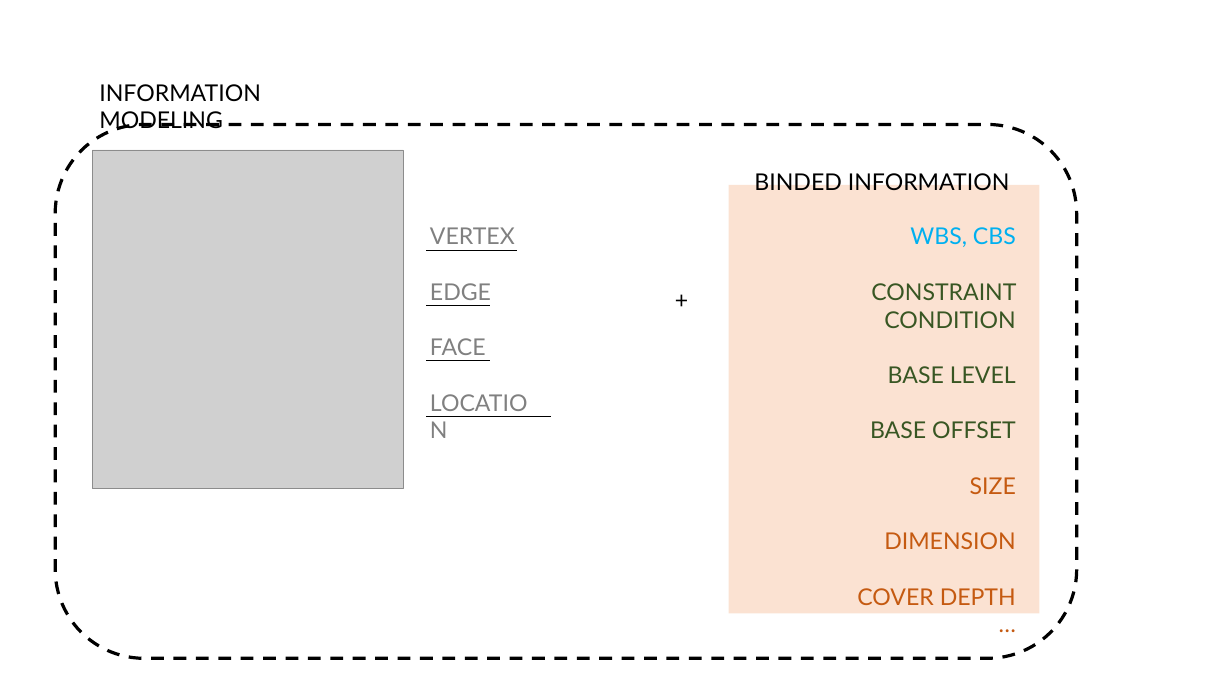
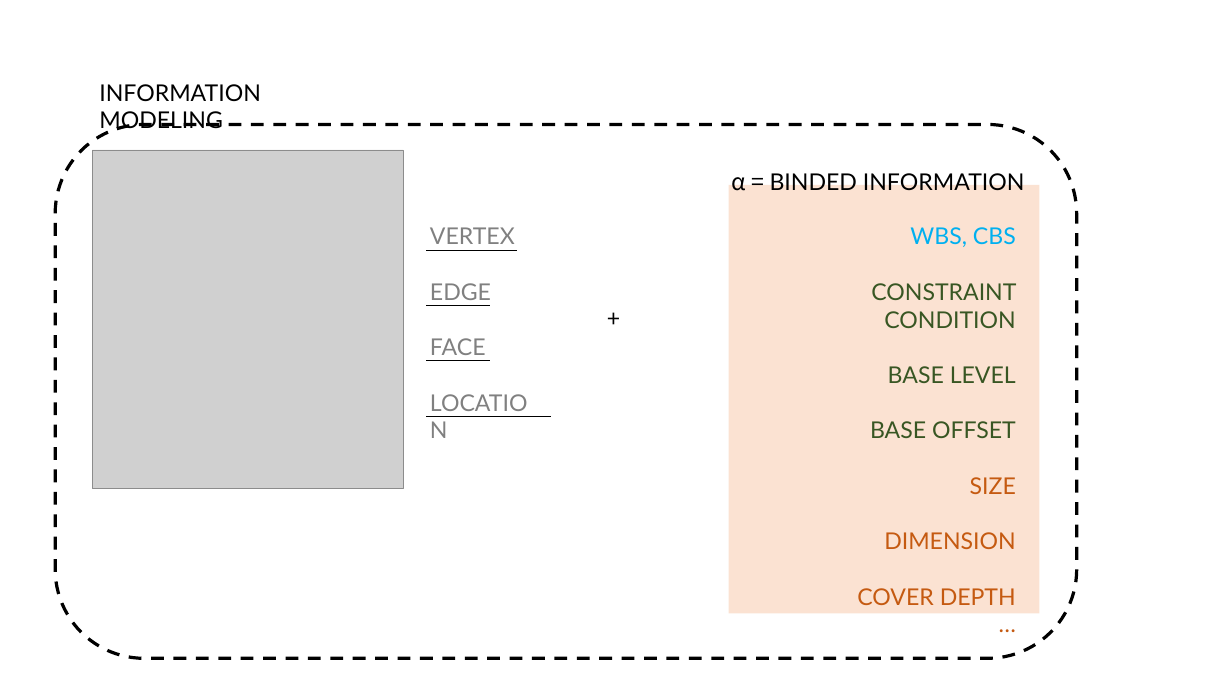
Before and after one commit to hnanmal/mQ, a slide deck: slide 8 of 논문준비/프레젠테이션1.pptx (slide 9 before the commit). Drawn at 1232x693 pixels with LibreOffice and Linux fonts; fonts in the diff are those of the drawing; grey boxes stand for pictures. Boxes give left, top, right and bottom in pixels: in the first picture for what was removed or moved away, otherwise in the second. Text is boxed around its words. In the diff, an @@ line names an element or a change of style, - is before the commit and + after.

```diff
--- a/논문준비/프레젠테이션1.pptx
+++ b/논문준비/프레젠테이션1.pptx
@@ text at box(732, 167, 1025, 191): text changed @@
-BINDED INFORMATION
+α = BINDED INFORMATION
@@ text "+": place and size @@
-text "+" at box(666, 283, 701, 320)
+text "+" at box(599, 300, 634, 337)
```
Also in this commit, not shown: 7 other slides changed, 2 slides added, 2 slides removed.
